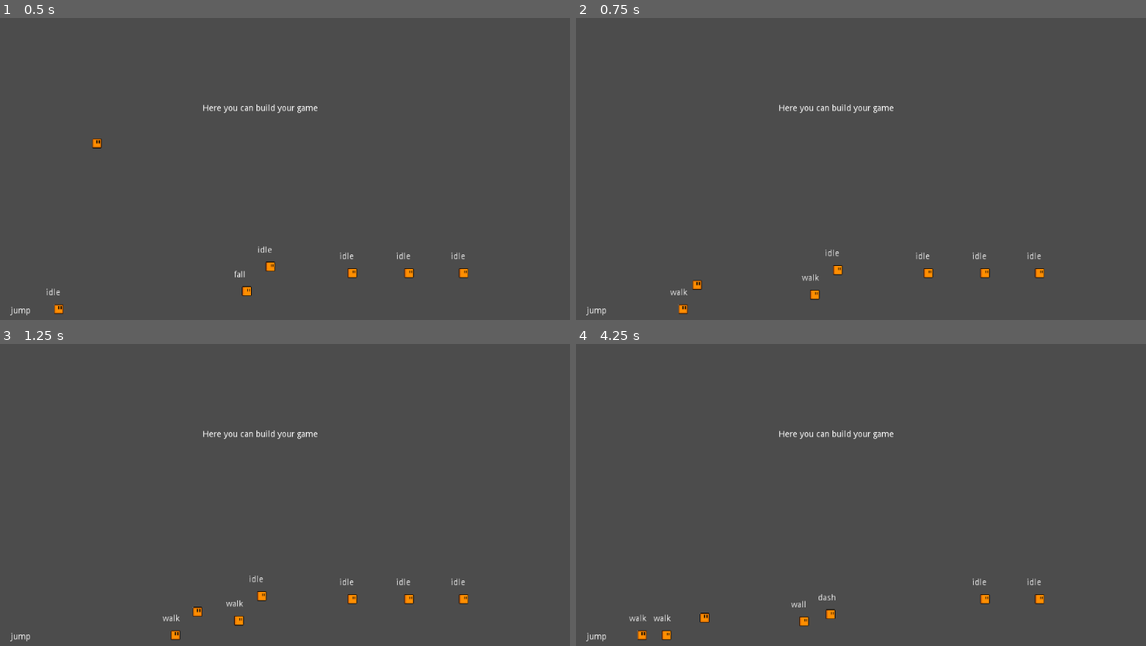
Above: before the commit, frames 1-4 (two rows, left to right).
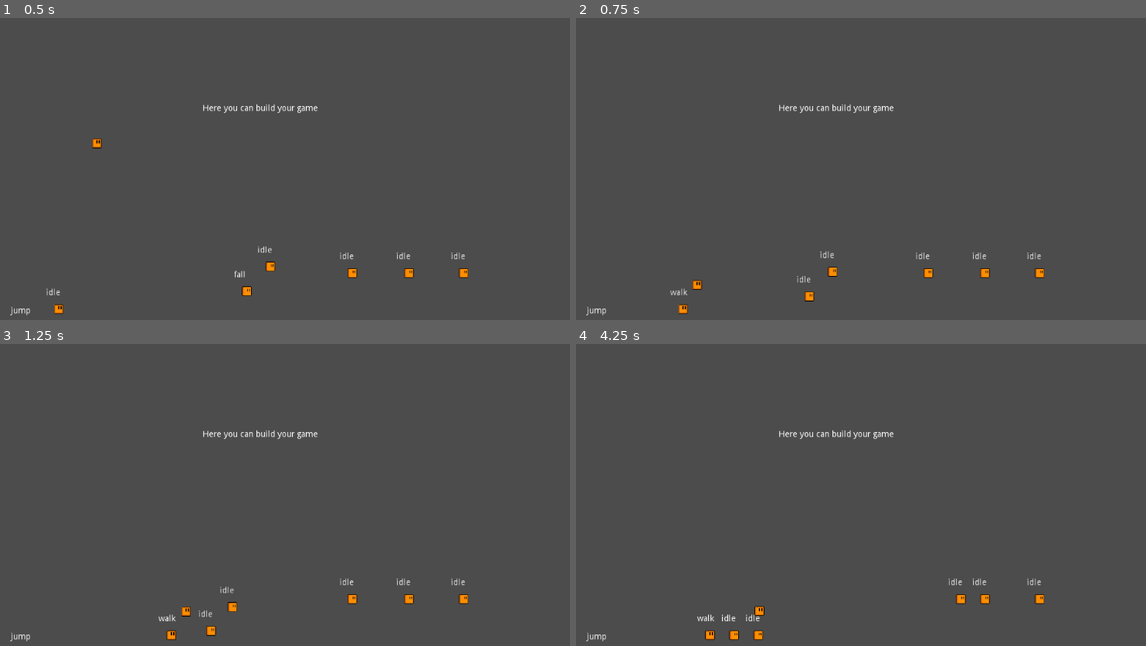
Above: after the commit, the same moments.

Repository: notapixelstudio/evolvania
Game: Godot game, scene res://screens/game_screen/Game.tscn
Same seed, same stepped clock (60 frames per second), same inputs: the game is played once before the commit and once after it.
Inputs (mouse positions are in pixels of both pictures, inside the frame that each line leads up to):
- Up to frame 1 (0.5 s): no input
- Up to frame 2 (0.75 s): tap Enter (ui_accept) at 0.5 s; move the mouse to (1020, 172) at 0.52 s; hold Right (ui_right) from 0.53 s (still down); click (1020, 172) at 0.67 s
- Up to frame 3 (1.25 s): keep holding Right (ui_right); tap Enter (ui_accept) at 0.77 s
- Up to frame 4 (4.25 s): release Right (ui_right) at 1.25 s; drag from (764, 534) to (587, 633) at 1.27 s; move the mouse to (946, 434) at 2.02 s; hold Left (ui_left) 2.03-2.75 s; drag from (855, 585) to (701, 461) at 2.77 s; move the mouse to (1071, 567) at 3.52 s; hold Right (ui_right) from 3.53 s (still down); tap Enter (ui_accept) at 3.77 s

Frame 1 is identical in both runs. In frame 2, 0.3% of the frame differs, in the area x 38-47%, y 76-94%; in frame 3, 0.5%; in frame 4, 0.8%, in the area x 9-69%, y 77-98%.

Commit message:
Bugfix for #1

Diff:
--- a/actors/AI.gd
+++ b/actors/AI.gd
@@ -30,9 +30,6 @@
 	state_machine.remove_child(state_to_remove)
 	return true
 
-func handle_input():
-	pass
-
 #  Questa non dovrebbe essere chiamata
 func _input(event):
 	state_machine.state.input_process(self, event)
Not shown, changed: actors/template/template_body_sprites.png.import
Not shown, changed: assets/img/logo.png.import
Not shown, changed: assets/theme/textures/calligraphic-flower0.png.import
Not shown, changed: assets/theme/textures/frame1.png.import
Not shown, changed: assets/theme/textures/texture_rect_square.png.import
